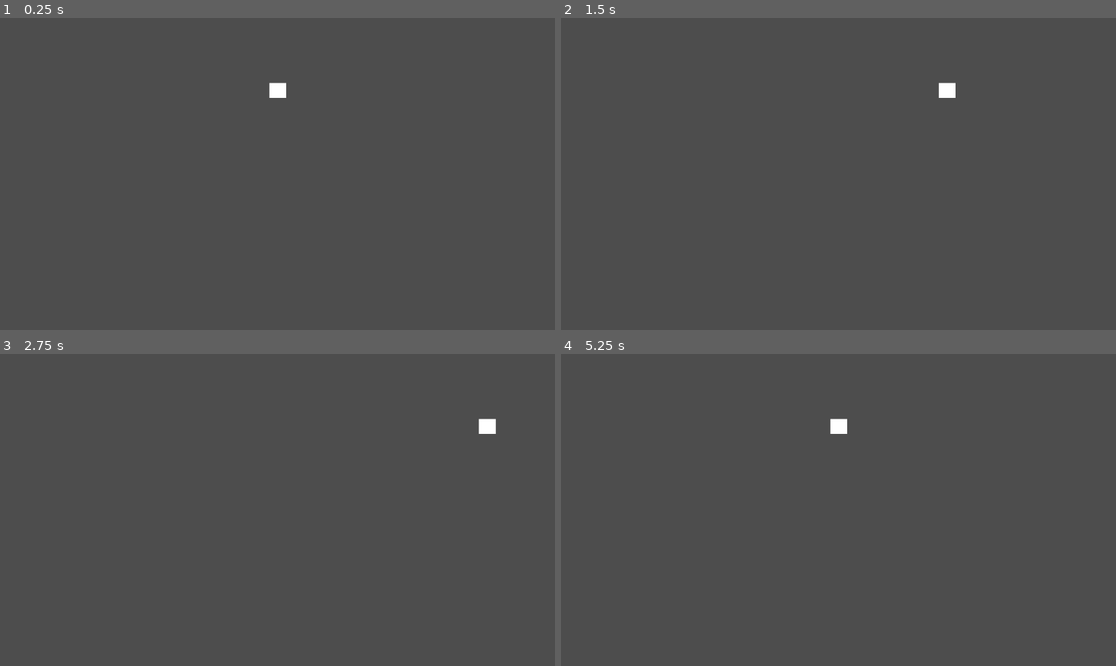
Above: before the commit, frames 1-4 (two rows, left to right).
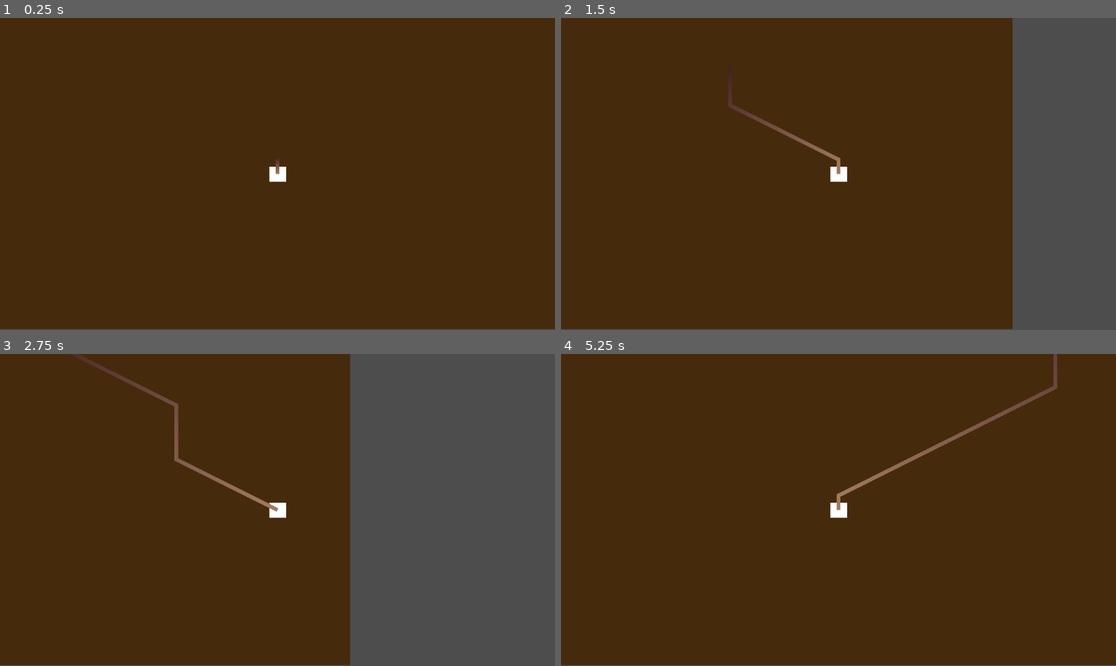
Above: after the commit, the same moments.

Repository: n4than0193-star/drill-digger
Game: Godot game, scene res://game.tscn
Two runs of this game, one before a commit and one after it. Both use one fixed random seed, a clock stepped at 60 frames per second and the inputs below.
Inputs (mouse positions are in pixels of both pictures, inside the frame that each line leads up to):
- Up to frame 1 (0.25 s): no input
- Up to frame 2 (1.5 s): tap Enter at 0.5 s; move the mouse to (960, 158) at 0.52 s; hold Right (Right) 0.53-1.28 s; tap Alt at 0.6 s; click (960, 158) at 0.67 s; move the mouse to (727, 189) at 1.27 s; hold Down from 1.28 s (still down); tap Shift at 1.35 s
- Up to frame 3 (2.75 s): move the mouse to (333, 441) at 2.02 s; release Down at 2.03 s; hold Right (Right) from 2.03 s (still down); tap Alt at 2.1 s
- Up to frame 4 (5.25 s): move the mouse to (810, 572) at 2.77 s; release Right (Right) at 2.78 s; hold Up 2.78-3.53 s; tap Shift at 2.85, 4.35 s; click (810, 572) at 2.92 s; move the mouse to (1005, 556) at 3.52 s; hold Left (Left) 3.53-5.03 s; tap Alt at 3.6, 5.1 s; move the mouse to (672, 463) at 4.27 s; move the mouse to (866, 510) at 5.02 s; hold Down from 5.03 s (still down); click (866, 510) at 5.17 s

The runs differ from the first frame. In frame 1, 100% of the frame differs, in the area x 0-100%, y 0-100%; in frame 2, 81%; in frame 3, 63%; in frame 4, 100%.

Commit message:
Basic Player Code + More Visuals + Just began water
Basic Player Code + More Visuals + Just began water. That explains it pretty much. Got the player to move with a  nice lil trail(which took half the time btw), gave the game a basic background and the player a "body", and began working on code for the water.

Diff:
--- a/game.tscn
+++ b/game.tscn
@@ -1,20 +1,30 @@
-[gd_scene load_steps=3 format=3 uid="uid://4sdmdtgh2xun"]
+[gd_scene load_steps=4 format=3 uid="uid://4sdmdtgh2xun"]
 
 [ext_resource type="Script" uid="uid://w6h1kkjvbtch" path="res://player.gd" id="1_80nbo"]
 
 [sub_resource type="RectangleShape2D" id="RectangleShape2D_e2o6t"]
 size = Vector2(35, 31)
 
+[sub_resource type="Gradient" id="Gradient_80nbo"]
+colors = PackedColorArray(0.271995, 0.134277, 0.133152, 1, 0.631373, 0.486275, 0.384314, 1)
+
 [node name="Main" type="Node2D"]
+
+[node name="ColorRect" type="ColorRect" parent="."]
+offset_left = -12.0
+offset_top = -326.0
+offset_right = 1162.0
+offset_bottom = 322.0
+color = Color(0.276082, 0.166241, 0.0490228, 1)
 
 [node name="Player" type="Node2D" parent="."]
 script = ExtResource("1_80nbo")
 
-[node name="RootTrail" type="Line2D" parent="Player"]
-width = 8.0
-default_color = Color(0.63179, 0.487655, 0.382647, 1)
+[node name="RootTip" type="CharacterBody2D" parent="Player"]
 
-[node name="RootTip" type="CharacterBody2D" parent="Player"]
+[node name="CollisionShape2D" type="CollisionShape2D" parent="Player/RootTip"]
+position = Vector2(0.5, 0.5)
+shape = SubResource("RectangleShape2D_e2o6t")
 
 [node name="ColorRect" type="ColorRect" parent="Player/RootTip"]
 offset_left = -17.0
@@ -22,6 +32,13 @@
 offset_right = 18.0
 offset_bottom = 16.0
 
-[node name="CollisionShape2D" type="CollisionShape2D" parent="Player/RootTip"]
-position = Vector2(0.5, 0.5)
-shape = SubResource("RectangleShape2D_e2o6t")
+[node name="RootTrail" type="Line2D" parent="Player/RootTip/ColorRect"]
+show_behind_parent = true
+top_level = true
+points = PackedVector2Array(50, 9)
+width = 8.0
+default_color = Color(0.63179, 0.487655, 0.382647, 1)
+gradient = SubResource("Gradient_80nbo")
+texture_mode = 2
+
+[node name="Camera2D" type="Camera2D" parent="Player/RootTip"]
--- /dev/null
+++ b/global_variables.gd
@@ -0,0 +1,7 @@
+extends Node
+
+var moisture: float = 100.0 #health var
+var depth: float = 0.0 #sorta like a timer for the game
+var growth_speed: float = 150.0 #constant speed at ehich the root descends
+var speed: float = 300.0 #speed at which the root goes left/right
+var trail_size: float = 200 #size of root trail
--- a/player.gd
+++ b/player.gd
@@ -1,27 +1,32 @@
 extends Node2D
 
-@onready var trail: Line2D = $RootTrail
+@onready var trail: Line2D = $RootTip/ColorRect/RootTrail
 @onready var tip: CharacterBody2D = $RootTip
 
-var moisture = 100.0 #health var
-var depth: float = 0.0 #sorta like a timer for the game
-var growth_speed: float = 150.0 #constant speed at ehich the root descends
-var speed: float = 300.0 #speed at which the root goes left/right
-
 func _ready() -> void:
-	tip.position = Vector2(576, 150)
+	tip.position = Vector2(576, 0)
 	trail.clear_points()
 
 func _process(delta: float) -> void:
-	moisture -= 5.0 * delta
-	if moisture <= 0.0:
-		print("Game Over! Final Depth: " + str(depth))
+	GlobalVariables.moisture -= 5.0 * delta
+	if GlobalVariables.moisture <= 0.0:
+		print("Game Over! Final Depth: " + str(GlobalVariables.depth))
 		set_process(false)
 
 	var direction = Input.get_axis("Left", "Right")
-	tip.velocity.x = direction * speed
+	tip.velocity.x = direction * GlobalVariables.speed
 	tip.move_and_slide()
-
 	tip.position.x = clamp(tip.position.x, 10, 1142)
 
-	depth += growth_speed
+	GlobalVariables.depth += GlobalVariables.growth_speed
+
+	for i in range(trail.get_point_count()):
+		var pos = trail.get_point_position(i)
+		pos.y -= GlobalVariables.growth_speed * delta
+		trail.set_point_position(i, pos)
+
+	if trail.get_point_count() > GlobalVariables.trail_size:
+		trail.remove_point(0)
+
+
+	trail.add_point(tip.position)
--- a/project.godot
+++ b/project.godot
@@ -14,6 +14,10 @@
 run/main_scene="uid://4sdmdtgh2xun"
 config/features=PackedStringArray("4.4", "Mobile")
 config/icon="res://icon.svg"
+
+[autoload]
+
+GlobalVariables="*res://global_variables.gd"
 
 [editor_plugins]
 
--- /dev/null
+++ b/water.gd
@@ -0,0 +1,21 @@
+extends Area2D
+
+
+# Called when the node enters the scene tree for the first time.
+func _ready() -> void:
+	pass # Replace with function body.
+
+
+# Called every frame. 'delta' is the elapsed time since the previous frame.
+func _process(delta: float) -> void:
+	pass
+
+
+func die():
+	pass
+
+
+func _on_body_entered(body: Node2D) -> void:
+	if body.name == "RootTip":
+		die()
+		GlobalVariables.moisture += 10.0
--- a/water.tscn
+++ b/water.tscn
@@ -1,3 +1,25 @@
-[gd_scene format=3 uid="uid://c84lofrq8icwj"]
+[gd_scene load_steps=3 format=3 uid="uid://c84lofrq8icwj"]
+
+[ext_resource type="Script" uid="uid://bs7ot3ex61mji" path="res://water.gd" id="1_qi1wl"]
+
+[sub_resource type="CapsuleShape2D" id="CapsuleShape2D_seble"]
+radius = 34.0
+height = 132.0
 
 [node name="Water" type="Node2D"]
+
+[node name="Area2D" type="Area2D" parent="."]
+script = ExtResource("1_qi1wl")
+
+[node name="CollisionShape2D" type="CollisionShape2D" parent="Area2D"]
+rotation = 1.57079
+shape = SubResource("CapsuleShape2D_seble")
+
+[node name="ColorRect" type="ColorRect" parent="Area2D"]
+offset_left = -55.0
+offset_top = -25.0
+offset_right = 57.0
+offset_bottom = 28.0
+color = Color(0.0788806, 1, 0.991131, 1)
+
+[connection signal="body_entered" from="Area2D" to="Area2D" method="_on_body_entered"]
Not shown, added: global_variables.gd.uid
Not shown, added: water.gd.uid
